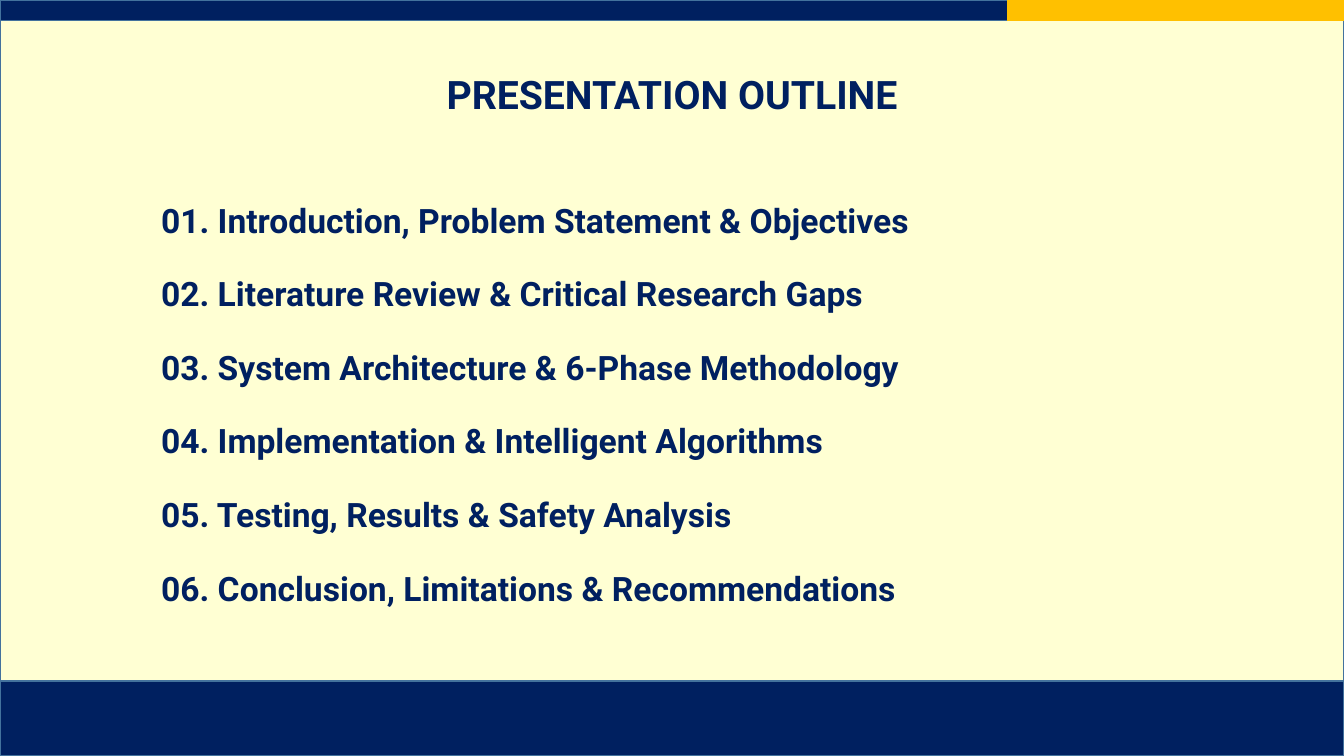
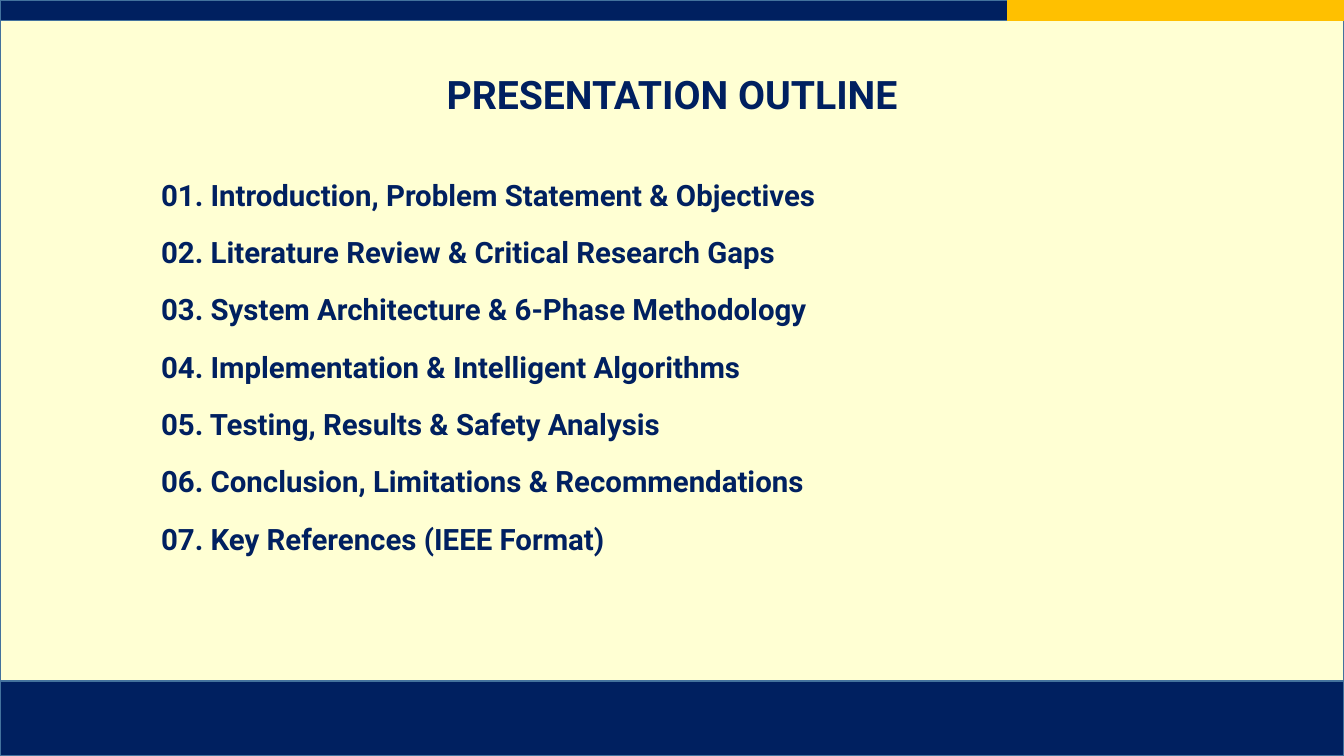
Before and after one commit to AJFACULTY/Intention-Recognition, a slide deck: slide 2 of write_up/Project Final Defense Slides_FINAL.pptx. Drawn at 1344x756 pixels with LibreOffice and Linux fonts; fonts in the diff are those of the drawing; background and template pictures are left out. Boxes give left, top, right and bottom in pixels: in the first picture for what was removed or moved away, otherwise in the second. Text is boxed around its words. In the diff, an @@ line names an element or a change of style, - is before the commit and + after.

Commit message:
feat: add IEEE references slide and align deck with GCTU marking sheets

```diff
--- a/write_up/Project Final Defense Slides_FINAL.pptx
+++ b/write_up/Project Final Defense Slides_FINAL.pptx
@@ text "01. Introduction, Problem Statement & ..." moved from (x1=161, y1=207, x2=909, y2=607) to (x1=161, y1=184, x2=815, y2=557) @@
@@ text at (x1=161, y1=184, x2=815, y2=497): size 24 to 21 pt in "01. Introduction, Problem Statement & Objectives", "02. Literature Review & Critical Research Gaps", "03. System Architecture & 6-Phase Methodology", "04. Implementation & Intelligent Algorithms" and 2 more places; line spacing 1.2 to 1.15; less space between paragraphs @@
@@ text at (x1=161, y1=527, x2=605, y2=557): paragraph added @@
+07. Key References (IEEE Format)
```
Also in this commit, not shown: 1 slide added, 39 other files.
